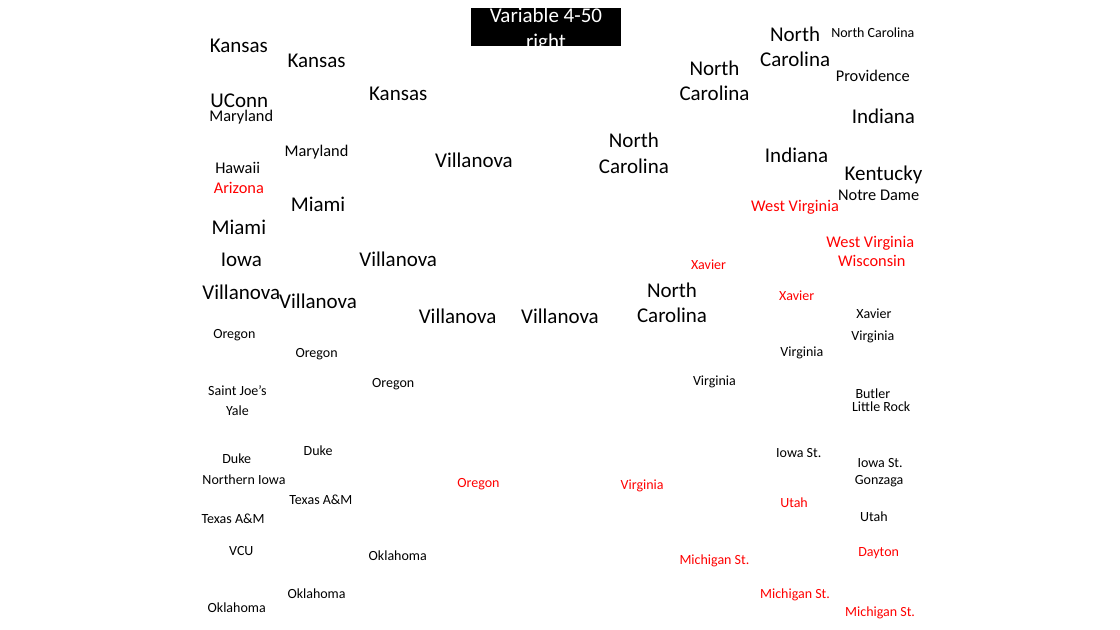
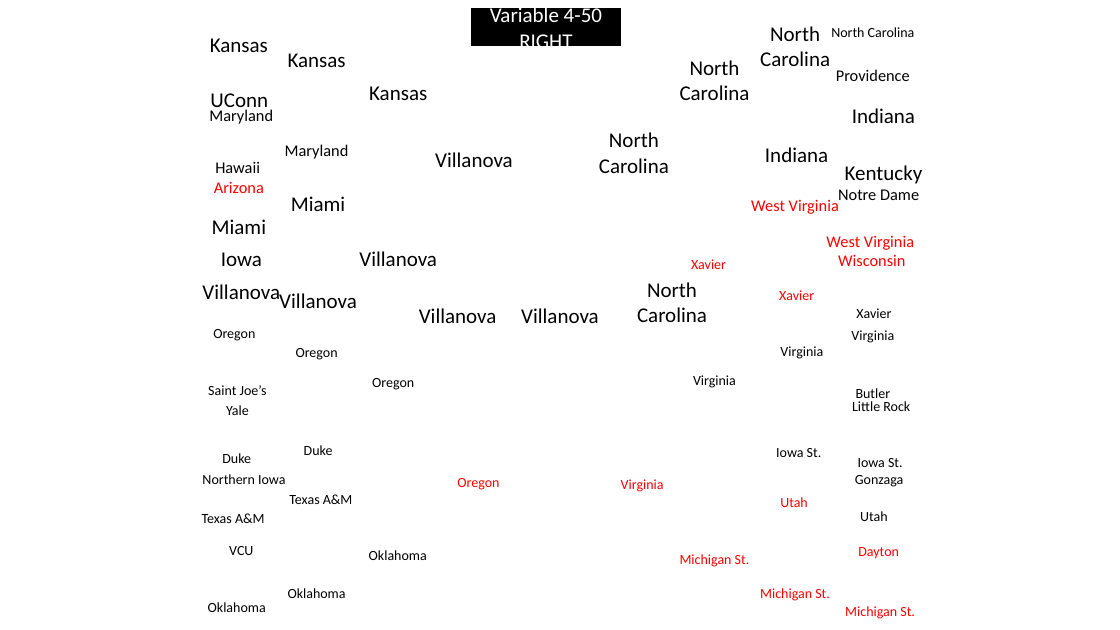
Before and after one commit to NicholasFrederick/March-Madness-Prediction, a slide deck: slide 18 of Brackets.pptx. Drawn at 1120x630 pixels with LibreOffice and Linux fonts; fonts in the diff are those of the drawing; background and template pictures are left out. Boxes give left, top, right and bottom in pixels: in the first picture for what was removed or moved away, otherwise in the second. Text is boxed around its words. In the diff, an @@ line names an element or a change of style, - is before the commit and + after.

```diff
--- a/Brackets.pptx
+++ b/Brackets.pptx
@@ text in rectangle at (490, 5, 602, 54): text changed @@
-Variable 4-50 right
+Variable 4-50 RIGHT
```
Also in this commit, not shown: 12 other slides changed, 12 slides added, 12 slides removed.
